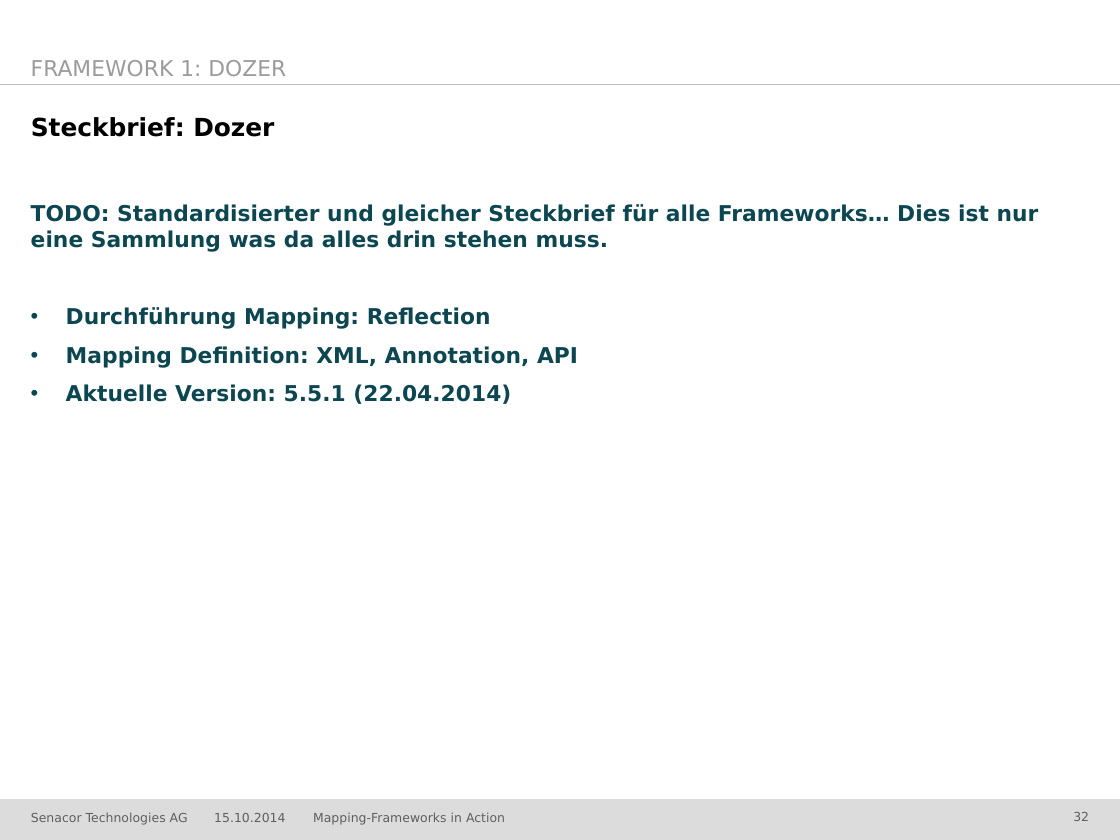
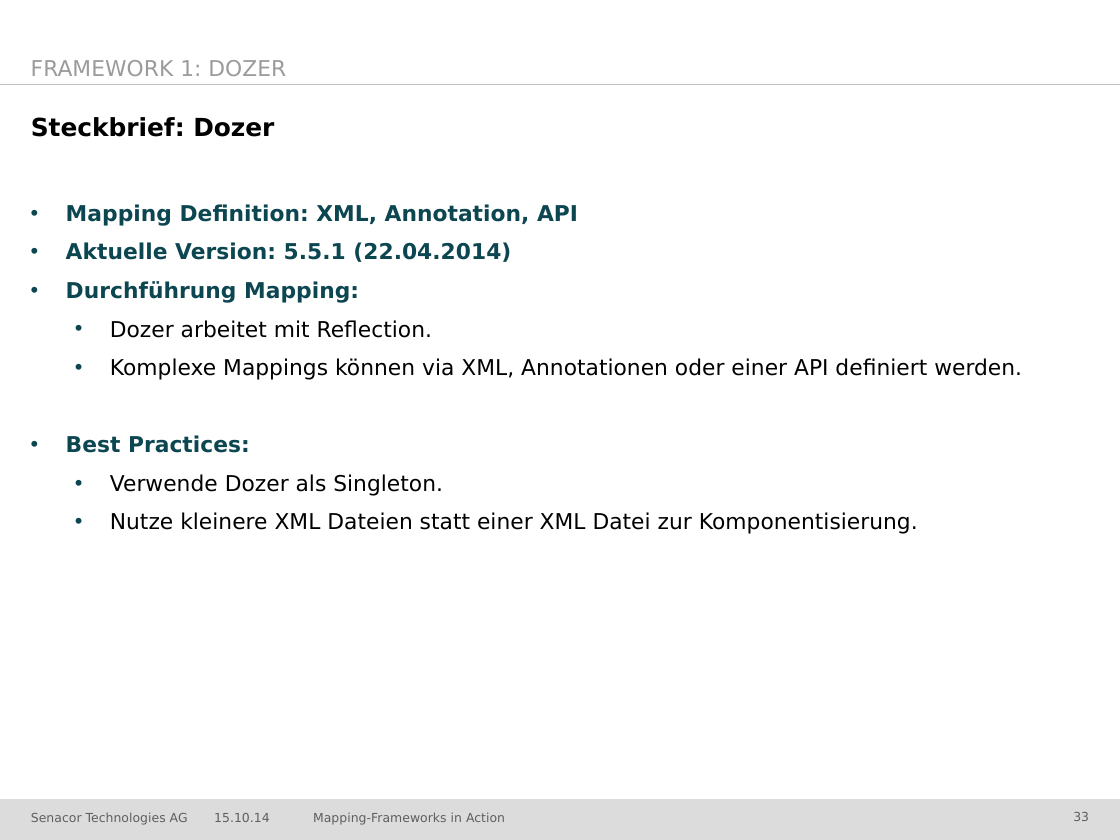
Before and after one commit to jschwalb/Mappings, a slide deck: slide 33 of presentation.pptx (slide 32 before the commit). Drawn at 1120x840 pixels with LibreOffice and Linux fonts; fonts in the diff are those of the drawing; background and template pictures are left out. Boxes give left, top, right and bottom in pixels: in the first picture for what was removed or moved away, otherwise in the second. Text is boxed around its words. In the diff, an @@ line names an element or a change of style, - is before the commit and + after.

Commit message:
Änderungen Mittwoch Abend hauptsächlich Dozer, Orika

```diff
--- a/presentation.pptx
+++ b/presentation.pptx
@@ text at (31,204,1039,329): paragraphs removed @@
-TODO: Standardisierter und gleicher Steckbrief für alle Frameworks… Dies ist nur eine Sammlung was da alles drin stehen muss.
-• Durchführung Mapping: Reflection
@@ text at (66,281,1022,534): paragraphs added @@
+• Durchführung Mapping:
+    • Dozer arbeitet mit Reflection.
+    • Komplexe Mappings können via XML, Annotationen oder einer API definiert werden.
+• Best Practices:
+    • Verwende Dozer als Singleton.
+    • Nutze kleinere XML Dateien statt einer XML Datei zur Komponentisierung.
@@ text at (214,813,269,822): text changed @@
-15.10.2014
+15.10.14
@@ page number at (1073,812,1089,821): text changed @@
-32
+33
```
Also in this commit, not shown: 50 other slides changed, 1 slide added.
